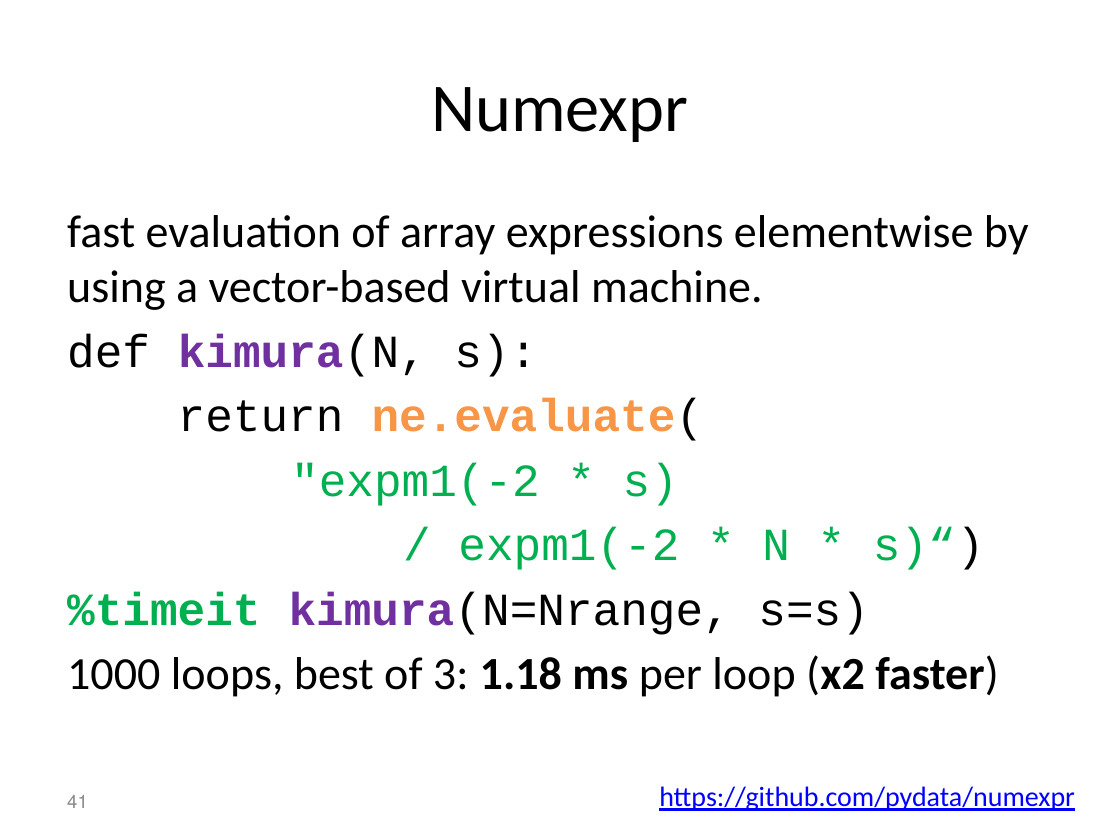
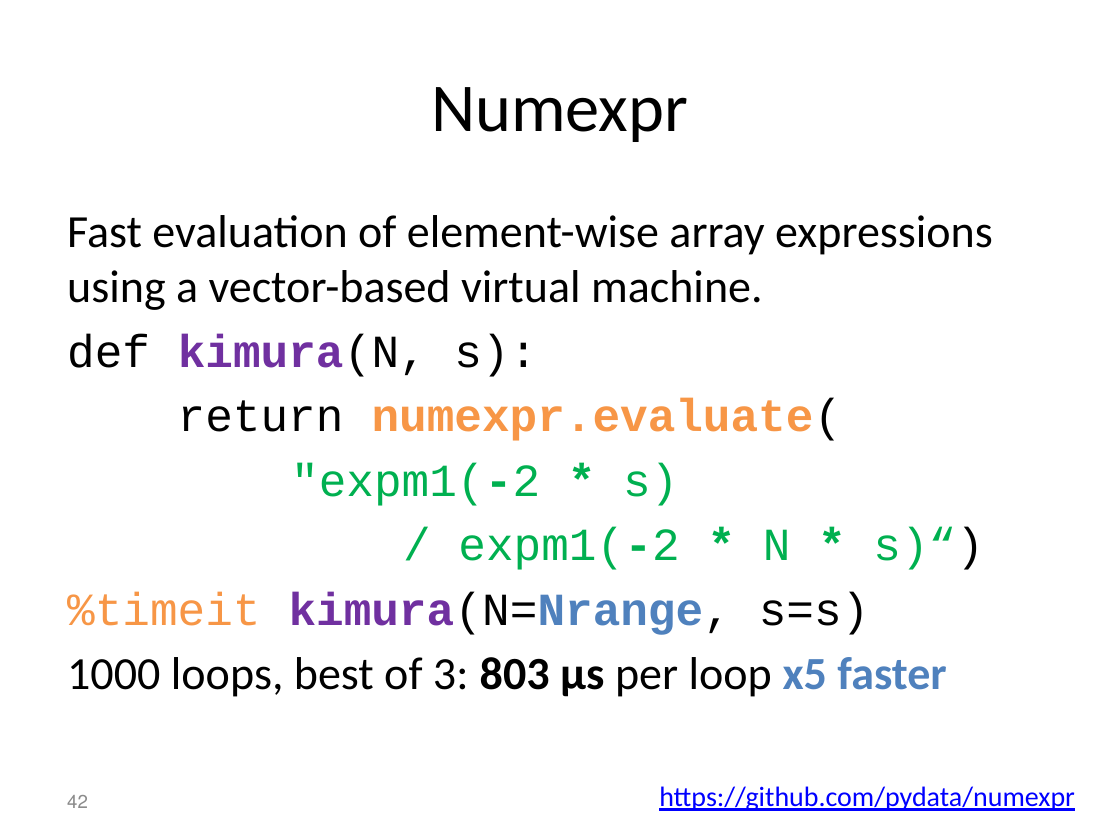
Before and after one commit to yoavram/PyConIL2016, a slide deck: slide 42 of presentation.pptx (slide 41 before the commit). Drawn at 1120x840 pixels with LibreOffice and Linux fonts; fonts in the diff are those of the drawing. Boxes give left, top, right and bottom in pixels: in the first picture for what was removed or moved away, otherwise in the second. Text is boxed around its words. In the diff, an @@ line names an element or a change of style, - is before the commit and + after.

```diff
--- a/presentation.pptx
+++ b/presentation.pptx
@@ text at [67, 215, 993, 310]: text changed @@
-fast evaluation of array expressions elementwise by using a vector-based virtual machine.
+Fast evaluation of element-wise array expressions using a vector-based virtual machine.
@@ text at [178, 399, 842, 441]: text changed @@
-return ne.evaluate(
+return numexpr.evaluate(
@@ text at [67, 463, 984, 635]: bold on in ""expm1(-2 *", "expm1(-2 * *", "kimura(N=Nrange,"; text colour #00B050 to #F79646, bold off in "%timeit"; text colour #000000 to #4F81BD in "kimura(N=Nrange," @@
@@ text at [67, 657, 946, 697]: text changed @@
-1000 loops, best of 3: 1.18 ms per loop (x2 faster)
+1000 loops, best of 3: 803 µs per loop x5 faster
@@ page number at [67, 795, 88, 808]: text changed @@
-41
+42
```
Also in this commit, not shown: 28 other slides changed, 23 slides added, 2 slides removed, 1 other file.
